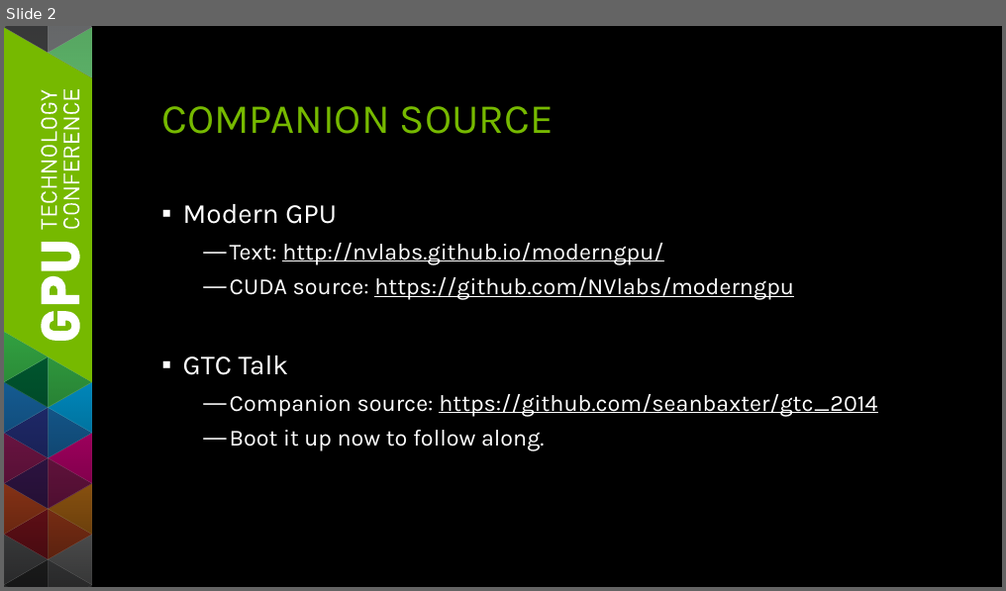
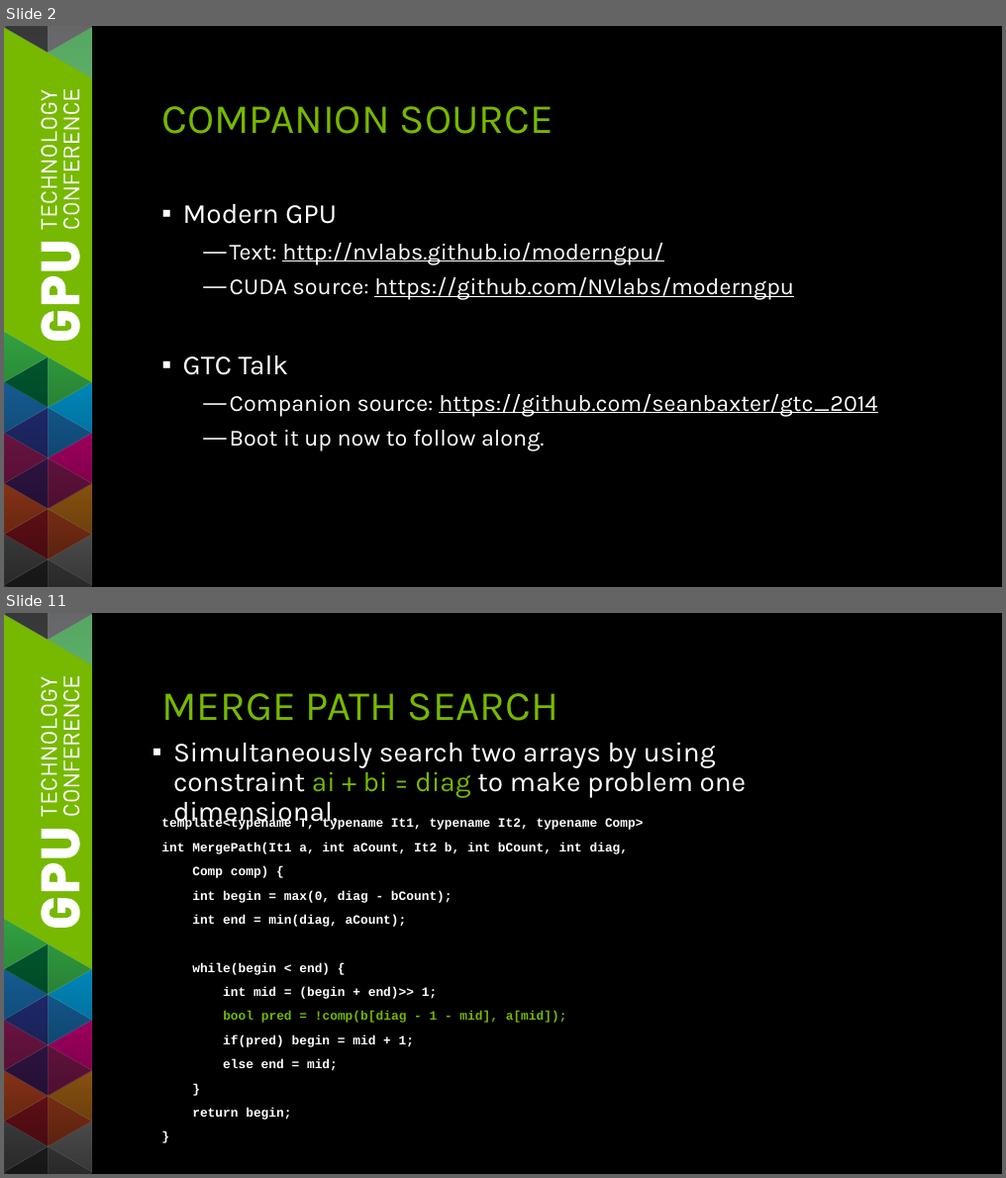
Before and after one commit to seanbaxter/gtc_2014, a slide deck: gtc_2014_sean_baxter.pptx. Shown one above the other, each under a label of ours: slide 2 before the commit, slides 2 and 11 after it; the slides between them are not shown. The pictures are 1006x591 and 1006x1178 pixels, drawn with LibreOffice and Linux fonts; fonts in the diff are those of the drawing. Boxes give left, top, right and bottom in pixels: in the first picture for what was removed or moved away, otherwise in the second. Text is boxed around its words. In the diff, an @@ line names an element or a change of style, - is before the commit and + after.

```diff
--- a/gtc_2014_sean_baxter.pptx
+++ b/gtc_2014_sean_baxter.pptx
@@ slide 11 added at (4,613,1002,1174), background #000000; not listed: 101 template elements that a slide beside it also shows @@
@@ title added at (161,693,559,721), 36 pt, text #76B900 @@
+MERGE PATH SEARCH
@@ text added at (173,742,746,798), 24 pt, text #FFFFFF @@
+▪ Simultaneously search two arrays by using constraint ai + bi = diag to make problem one dimensional.
@@ text added at (161,818,644,1120), 11 pt, text #FFFFFF, bold @@
+template<typename T, typename It1, typename It2, typename Comp>
+int MergePath(It1 a, int aCount, It2 b, int bCount, int diag,
+Comp comp) {
+int begin = max(0, diag - bCount);
+int end = min(diag, aCount);
+while(begin < end) {
+int mid = (begin + end)>> 1;
+bool pred = !comp(b[diag - 1 - mid], a[mid]);
+if(pred) begin = mid + 1;
+else end = mid;
+}
+return begin;
+}
```
Also in this commit, not shown: 3 slides changed, 12 other slides added, 4 slides removed, 4 other files.
